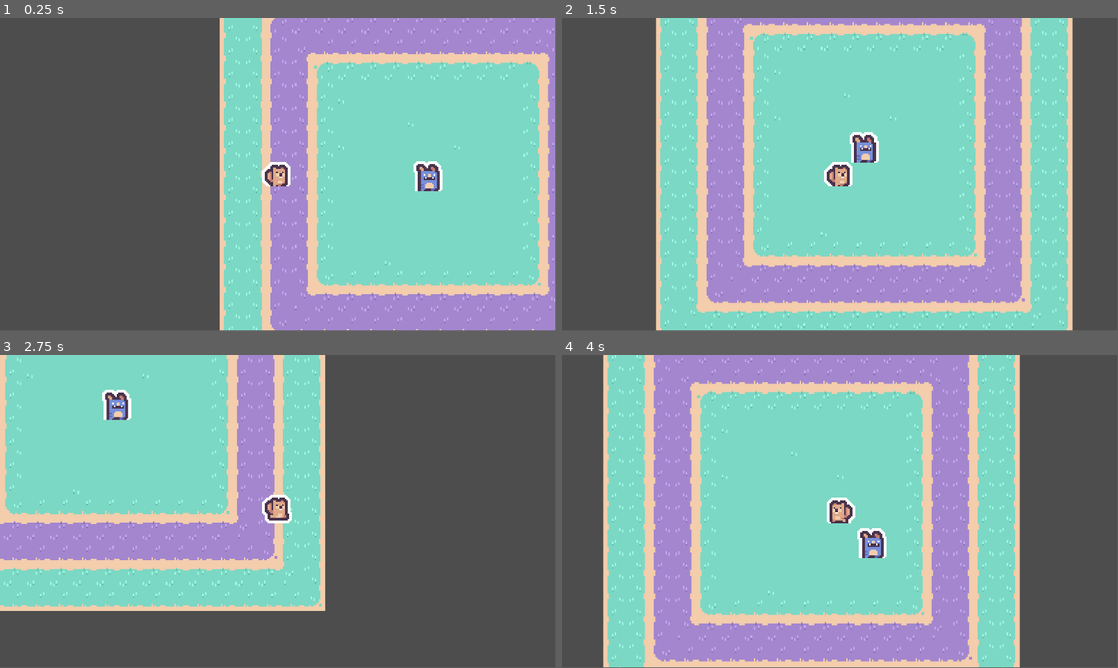
Above: before the commit, frames 1-4 (two rows, left to right).
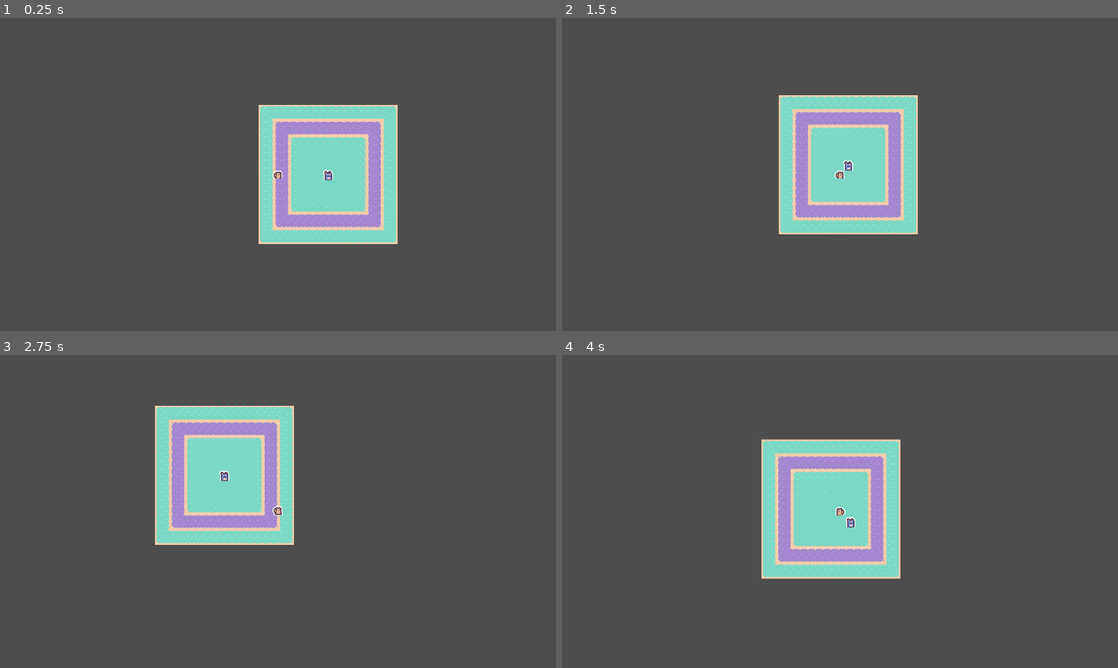
Above: after the commit, the same moments.

Repository: Sosenteam/groundhog-stealth
Game: Godot game, scene res://world.tscn
The game is run twice, just before and just after one commit, with the same random seed, the same clock (stepped at 60 frames per second) and the same inputs.
Inputs:
- Up to frame 1 (0.25 s): no input
- Up to frame 2 (1.5 s): tap Enter at 0.5 s; hold D (move_right) 0.53-1.28 s; hold Space (move_dash) 0.53-1.28 s; hold S (move_down) from 1.28 s (still down); tap Space (move_dash) at 1.35 s
- Up to frame 3 (2.75 s): release S (move_down) at 2.03 s; hold D (move_right) from 2.03 s (still down); hold Space (move_dash) from 2.03 s (still down)
- Up to frame 4 (4 s): release D (move_right) at 2.78 s; release Space (move_dash) at 2.78 s; hold W (move_up) 2.78-3.53 s; tap Space (move_dash) at 2.85 s; hold A (move_left) from 3.53 s (still down); hold Space (move_dash) from 3.53 s (still down)
In our replay, the window is 799x449 before the commit and 800x450 after it. These sizes can differ from the game's own. Grey fills any space a smaller window leaves; there, only what the larger window draws over its background counts as a difference.

The runs differ from the first frame. In frame 1, 56% of the frame differs, in the area x 39-100%, y 0-100%; in frame 2, 69%, in the area x 16-92%, y 0-100%; in frame 3, 43%; in frame 4, 69%.

Commit message:
Added detection ring

Diff:
--- /dev/null
+++ b/detectionmeter.gd
@@ -0,0 +1,37 @@
+extends Control
+
+@export_group("detection settings")
+@export var maxSeenTime:float;
+@export var decayRate:float;
+
+@export_group("vignette")
+@export var vignetteMaxAlpha:float = 0.5;
+@export var vignetteStartPercent:float = 0.5;
+
+
+@export var canPhilSeePlayer:bool = false;
+var currentSeenTime:float;
+var vignetteColor:Color;
+
+func setCanPhilSeePlayer(canSeePlayer:bool):
+	self.canPhilSeePlayer = canPhilSeePlayer
+
+func _ready() -> void:
+	vignetteColor = $vignette.modulate;
+
+func _process(delta: float) -> void:
+	if canPhilSeePlayer:
+		currentSeenTime += delta;
+	else:
+		currentSeenTime -= delta * decayRate
+
+	# prevent seen time from going negative
+	currentSeenTime = clampf(currentSeenTime, 0.0, maxSeenTime);
+
+	var detectionPercentage = clampf(currentSeenTime / maxSeenTime, 0.0, 1.0);
+	var vignettePercentage = clampf((currentSeenTime - vignetteStartPercent) / (maxSeenTime - vignetteStartPercent), 0.0, 1.0);
+
+	vignetteColor.a = vignettePercentage * vignetteMaxAlpha;
+	$vignette.modulate = vignetteColor;
+
+	$center/squarecontainer/progressbar.value = detectionPercentage;
--- /dev/null
+++ b/detectionmeter.tscn
@@ -0,0 +1,50 @@
+[gd_scene format=3 uid="uid://cjuc8r4bhjn5e"]
+
+[ext_resource type="Script" uid="uid://pwyhn5tpg62k" path="res://detectionmeter.gd" id="1_h0kuk"]
+[ext_resource type="Texture2D" uid="uid://d1p73chkt7et3" path="res://assets/detectionmeter/vignettewhite.png" id="1_nlacl"]
+[ext_resource type="Texture2D" uid="uid://bxhf1r7jd8uvk" path="res://assets/detectionmeter/detectionmeter.png" id="3_h0kuk"]
+
+[node name="DetectionMeter" type="Control" unique_id=49715098]
+layout_mode = 3
+anchors_preset = 15
+anchor_right = 1.0
+anchor_bottom = 1.0
+grow_horizontal = 2
+grow_vertical = 2
+script = ExtResource("1_h0kuk")
+maxSeenTime = 1.6400000000000001
+decayRate = 1.5
+metadata/_edit_lock_ = true
+
+[node name="vignette" type="TextureRect" parent="." unique_id=976683970]
+modulate = Color(1, 0.011764706, 0.015686275, 1)
+layout_mode = 1
+anchors_preset = 15
+anchor_right = 1.0
+anchor_bottom = 1.0
+grow_horizontal = 2
+grow_vertical = 2
+texture = ExtResource("1_nlacl")
+expand_mode = 2
+metadata/_edit_lock_ = true
+
+[node name="center" type="CenterContainer" parent="." unique_id=1728078368]
+layout_mode = 1
+anchors_preset = 15
+anchor_right = 1.0
+anchor_bottom = 1.0
+grow_horizontal = 2
+grow_vertical = 2
+
+[node name="squarecontainer" type="AspectRatioContainer" parent="center" unique_id=991606093]
+layout_mode = 2
+
+[node name="progressbar" type="TextureProgressBar" parent="center/squarecontainer" unique_id=1849972345]
+modulate = Color(1, 1, 1, 0.44705883)
+layout_mode = 2
+max_value = 1.0
+step = 0.0
+value = 1.0
+fill_mode = 8
+radial_initial_angle = 180.0
+texture_progress = ExtResource("3_h0kuk")
--- a/project.godot
+++ b/project.godot
@@ -16,7 +16,7 @@
 
 [display]
 
-window/stretch/scale=3.0
+window/stretch/mode="viewport"
 
 [input]
 
Binary file added: assets/detectionmeter/detectionmeter.png
Not shown, added: assets/detectionmeter/detectionmeter.png.import
Binary file added: assets/detectionmeter/vignettewhite.png
Not shown, added: assets/detectionmeter/vignettewhite.png.import
Not shown, added: detectionmeter.gd.uid
